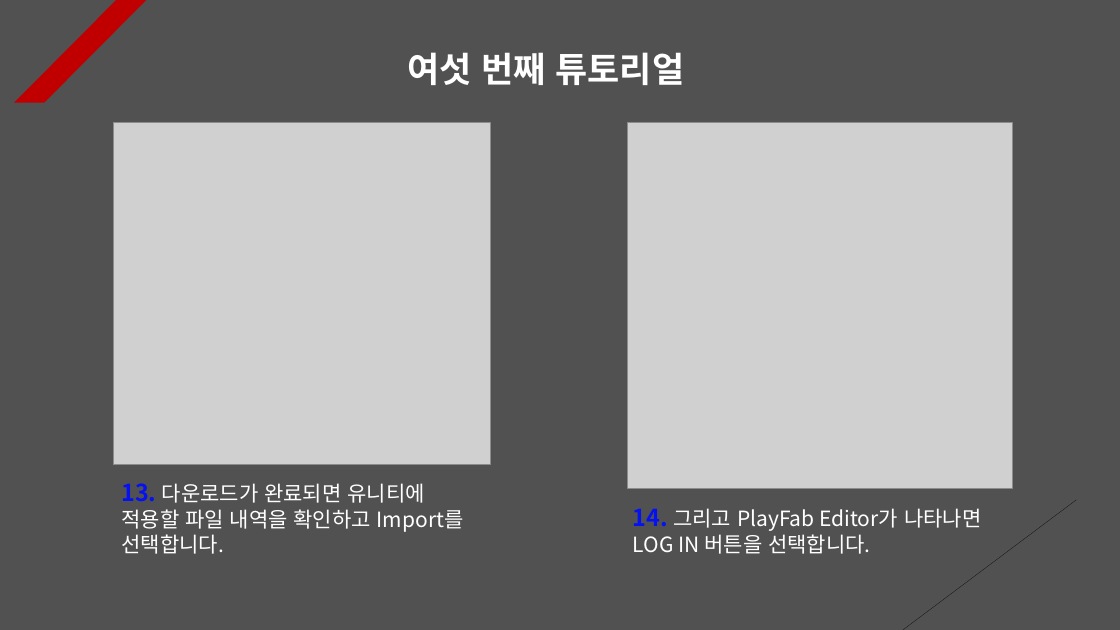
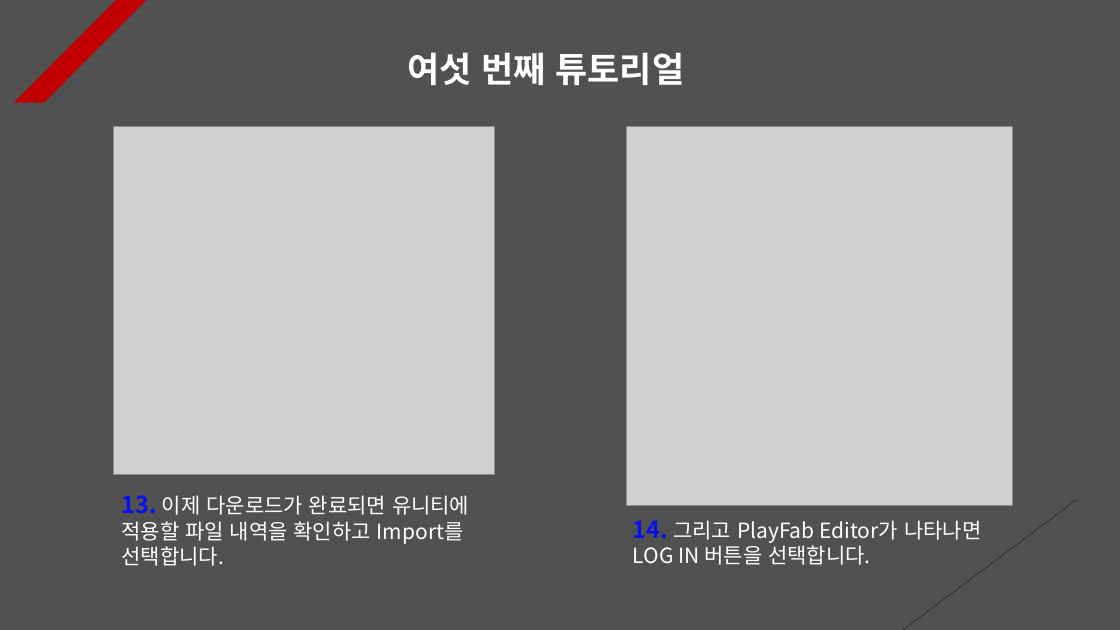
Before and after one commit to Unity2033/3D-UnityEngine, a slide deck: slide 6 of Assets/Class/Photon Server/PPT Data/Photon PlayFab.pptx. Drawn at 1120x630 pixels with LibreOffice and Linux fonts; fonts in the diff are those of the drawing; grey boxes stand for pictures. Boxes give left, top, right and bottom in pixels: in the first picture for what was removed or moved away, otherwise in the second. Text is boxed around its words. In the diff, an @@ line names an element or a change of style, - is before the commit and + after.

```diff
--- a/Assets/Class/Photon Server/PPT Data/Photon PlayFab.pptx
+++ b/Assets/Class/Photon Server/PPT Data/Photon PlayFab.pptx
@@ picture: place and size @@
-picture at box(113, 123, 491, 464)
+picture at box(113, 127, 496, 475)
@@ picture: place and size @@
-picture at box(628, 123, 1012, 488)
+picture at box(626, 127, 1012, 506)
@@ text at box(121, 495, 469, 566): text changed @@
-13. 다운로드가 완료되면 유니티에 적용할 파일 내역을 확인하고 Import를 선택합니다.
+13. 이제 다운로드가 완료되면 유니티에 적용할 파일 내역을 확인하고 Import를 선택합니다.
@@ text "14. 그리고 PlayFab Editor가 나타나면 ...": place and size @@
-text "14. 그리고 PlayFab Editor가 나타나면 ..." at box(633, 508, 981, 554)
+text "14. 그리고 PlayFab Editor가 나타나면 ..." at box(633, 520, 981, 565)
```
Also in this commit, not shown: 14 other slides changed, 1 slide added, 21 other files.
